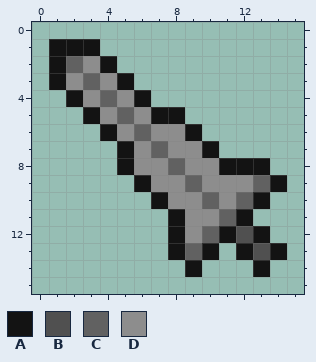
One commit to this pixel-art sprite: Assets/Sprites/GeneratedClaymore_Steel.png. Above: the version before the commit.
The file is 16x16 pixels. Colours within 5 levels of each other are drawn and written as one.
Palette (. is transparent): A #131313  B #505050  C #616161  D #8d8d8d
Pixels before, first column x 1:
 1 AAA...........
 2 ACDA..........
 3 ADCDA.........
 4 .ADCDA........
 5 ..ADCDAA......
 6 ...ADCDDA.....
 7 ....ADCDDA....
 8 ....ADDCDDAAA.
 9 .....ADDCDDDCA
10 ......ADDCDCA.
11 .......ADDCA..
12 .......ADCABA.
13 .......ACA.ABA
14 ........A...A.
The result:
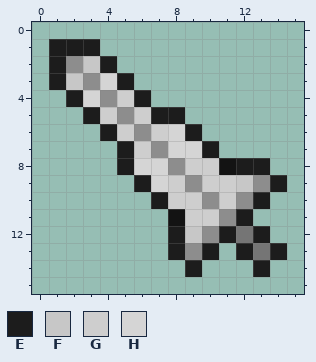
Colours new in this view: E #1c1c1c  F #c7c7c7  G #cecece  H #d5d5d5
Difference:
Colour B changes from #505050 to #757575.
The edit turns colour C into colour D in row 2 at x 2; in row 3 at x 3; in row 4 at x 4; in row 5 at x 5; in row 6 at x 6; in row 7 at x 7.
The edit turns colour C into colour D in row 8 at x 8; in row 9 at x 9 and 13; in row 10 at x 10 and 12; in row 11 at x 11; in row 12 at x 10; in row 13 at x 9.
The edit turns colour A into colour E in row 1 at x 1 to 3; in row 2 at x 1 and 4; in row 3 at x 1 and 5; in row 4 at x 2 and 6; in row 5 at x 3 and 7 to 8; in row 6 at x 4 and 9.
The edit turns colour A into colour E in row 7 at x 5 and 10; in row 8 at x 5 and 12 to 13; in row 9 at x 6 and 14; in row 10 at x 7 and 13; in row 11 at x 12; in row 12 at x 8, 11 and 13.
The edit turns colour A into colour E in row 13 at x 8, 10, 12 and 14; in row 14 at x 9 and 13.
The edit turns colour D into colour F in row 2 at x 3; in row 3 at x 2; in row 9 at x 12; in row 12 at x 9.
The edit turns colour D into colour G in row 4 at x 5; in row 5 at x 4 and 6; in row 6 at x 5 and 7; in row 7 at x 6; in row 8 at x 9 to 10; in row 9 at x 8 and 10 to 11.
The edit turns colour D into colour G in row 10 at x 8 to 9 and 11; in row 11 at x 9 to 10.
The edit turns colour D into colour H in row 3 at x 4; in row 4 at x 3; in row 6 at x 8; in row 7 at x 8 to 9; in row 8 at x 6 to 7; in row 9 at x 7.
Pixel boxes of the changes (left, top, right, bottom) in both pictures:
changed: (49, 39, 287, 277)
